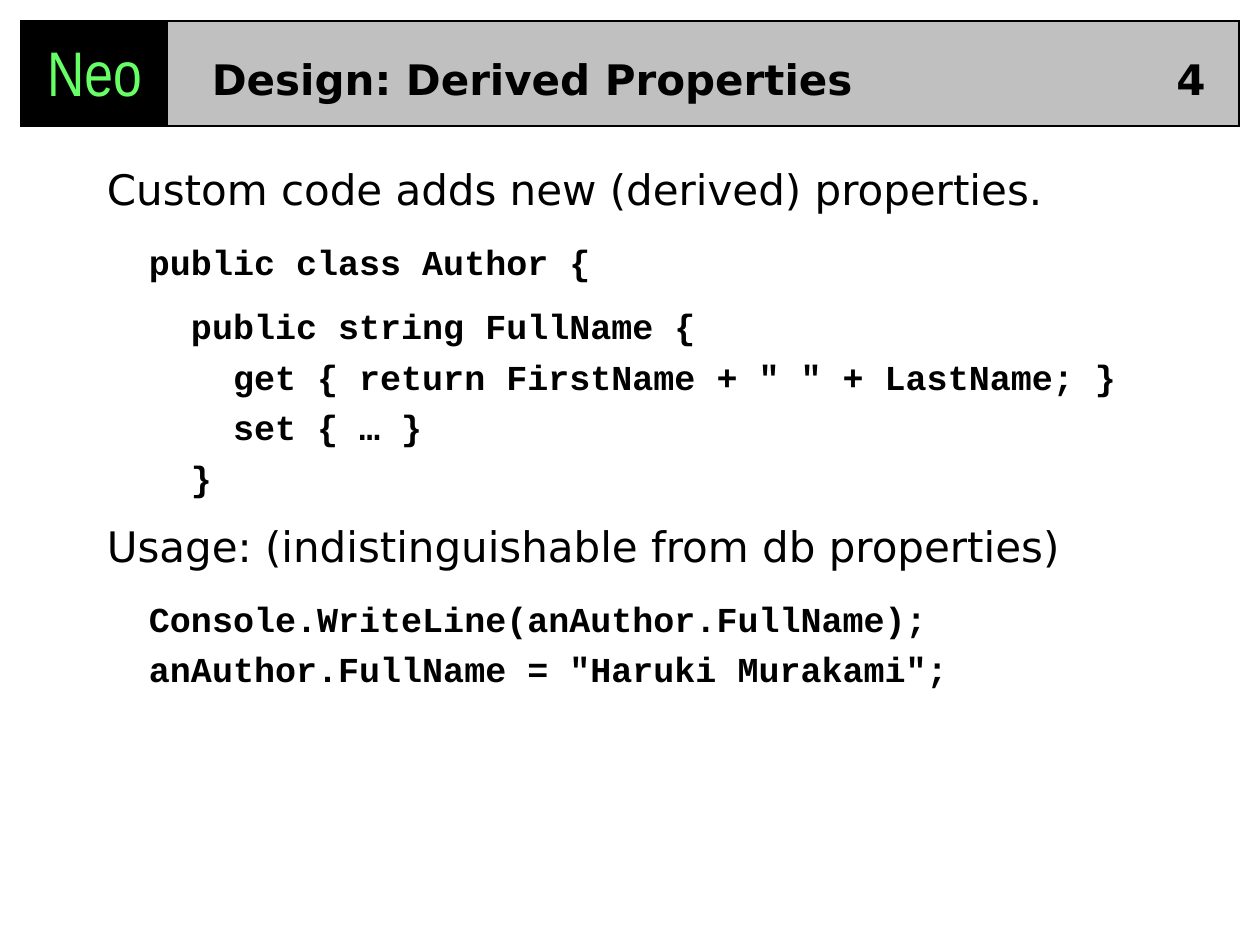
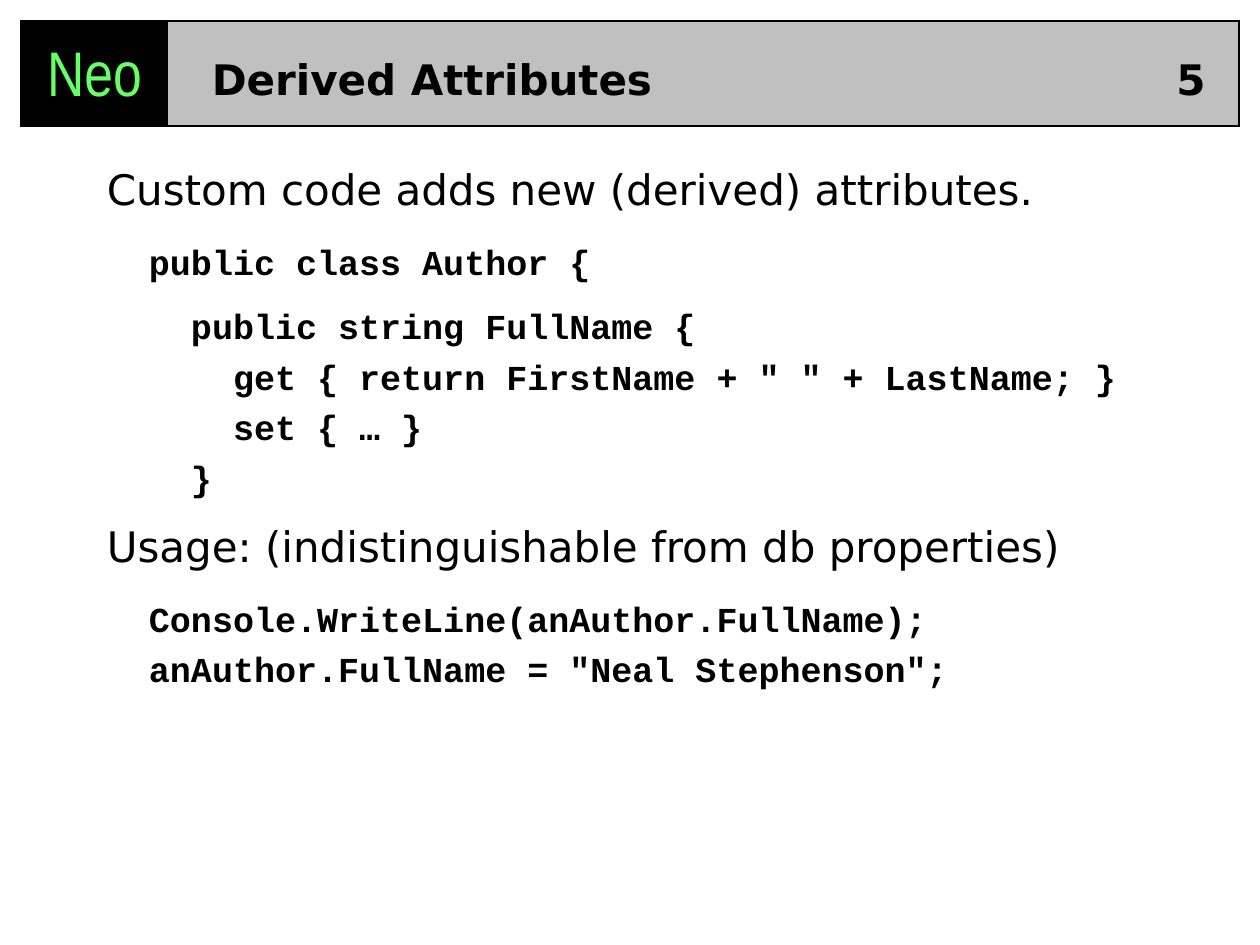
Before and after one commit to codehaus/neo, a slide deck: slide 5 of neo/docs/Neo_DesignGoals.ppt (slide 4 before the commit). Drawn at 1260x945 pixels with LibreOffice and Linux fonts; fonts in the diff are those of the drawing. Boxes give left, top, right and bottom in pixels: in the first picture for what was removed or moved away, otherwise in the second. Text is boxed around its words. In the diff, an @@ line names an element or a change of style, - is before the commit and + after.

```diff
--- a/neo/docs/Neo_DesignGoals.ppt
+++ b/neo/docs/Neo_DesignGoals.ppt
@@ title at [212, 63, 652, 96]: text changed @@
-Design: Derived Properties
+Derived Attributes
@@ page number at [1176, 64, 1205, 96]: text changed @@
-4
+5
@@ text at [107, 173, 1033, 211]: text changed @@
-Custom code adds new (derived) properties.
+Custom code adds new (derived) attributes.
@@ text at [149, 658, 947, 690]: text changed @@
-anAuthor.FullName = "Haruki Murakami";
+anAuthor.FullName = "Neal Stephenson";
```
Also in this commit, not shown: 12 other slides changed, 1 slide added, 5 other files.
